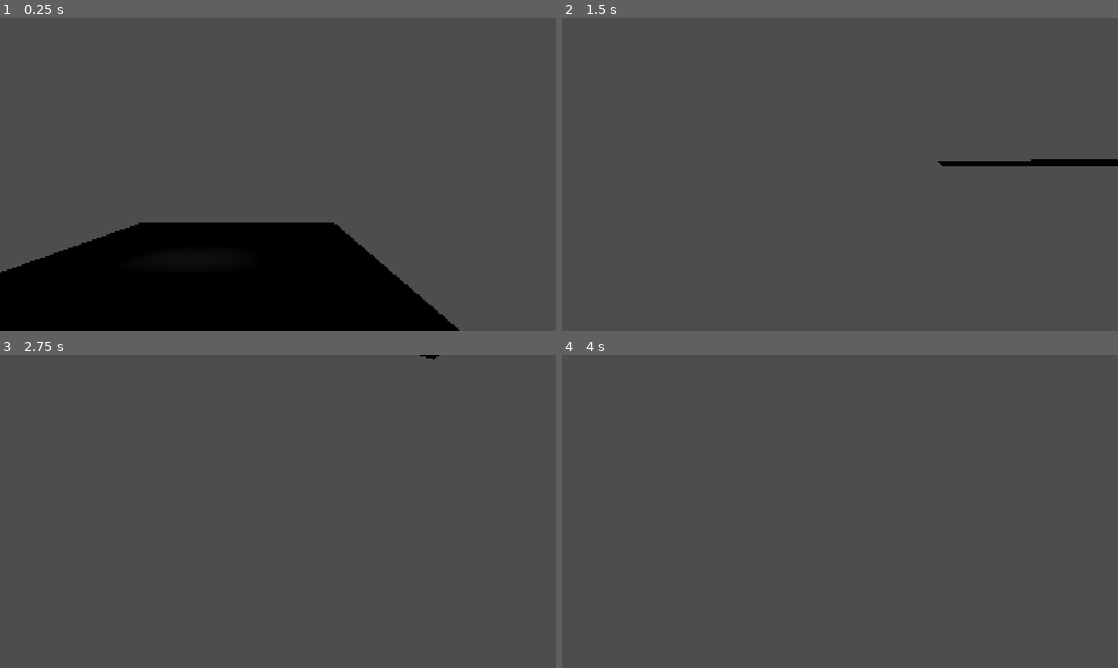
Above: before the commit, frames 1-4 (two rows, left to right).
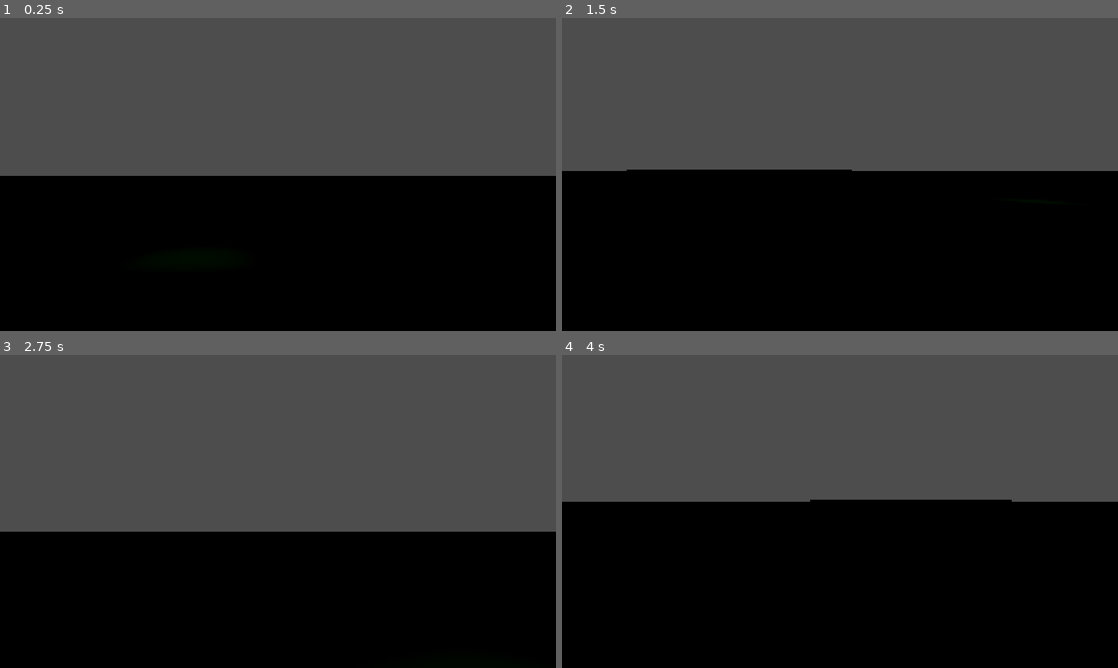
Above: after the commit, the same moments.

Repository: slewid/wc-nova
Game: Godot game, scene res://Scenes/test.tscn
Two runs of this game, one before a commit and one after it. Both use one fixed random seed, a clock stepped at 60 frames per second and the inputs below. This scene is started directly instead of the project's main scene.
Inputs (mouse positions are in pixels of both pictures, inside the frame that each line leads up to):
- Up to frame 1 (0.25 s): no input
- Up to frame 2 (1.5 s): move the mouse to (962, 158) at 0.52 s; hold D (right) 0.53-1.28 s; hold Shift (boost) 0.53-1.28 s; tap Enter at 1.25 s; move the mouse to (812, 174) at 1.27 s; hold W (forward) from 1.28 s (still down); tap Shift (boost) at 1.35 s
- Up to frame 3 (2.75 s): keep holding W (forward); move the mouse to (289, 505) at 2.02 s; hold Shift (boost) from 2.03 s (still down)
- Up to frame 4 (4 s): keep holding W (forward); move the mouse to (834, 517) at 2.77 s; release Shift (boost) at 2.78 s; tap Shift (boost) at 2.85 s; tap Space (up) at 3.5 s; move the mouse to (878, 514) at 3.52 s; hold Shift (boost) from 3.53 s (still down)

The runs differ from the first frame. In frame 1, 27% of the frame differs, in the area x 0-100%, y 50-100%; in frame 2, 52%; in frame 3, 44%; in frame 4, 53%, in the area x 0-100%, y 46-100%.

Commit message:
Push push

Diff:
--- /dev/null
+++ b/Scenes/button.tres
@@ -0,0 +1,8 @@
+[gd_resource type="Theme" format=3 uid="uid://cr50j4i5te21i"]
+
+[sub_resource type="StyleBoxFlat" id="StyleBoxFlat_y307e"]
+
+[resource]
+default_font_size = 66
+Button/colors/font_color = Color(0.875, 0.875, 0.875, 1)
+Button/styles/normal = SubResource("StyleBoxFlat_y307e")
--- a/Scenes/main_menu.tscn
+++ b/Scenes/main_menu.tscn
@@ -1,10 +1,6 @@
 [gd_scene format=3 uid="uid://d2a3a4n50qc43"]
 
-[sub_resource type="StyleBoxFlat" id="StyleBoxFlat_bhvhh"]
-corner_radius_top_left = 30
-corner_radius_top_right = 30
-corner_radius_bottom_right = 30
-corner_radius_bottom_left = 30
+[ext_resource type="Theme" uid="uid://cr50j4i5te21i" path="res://Scenes/button.tres" id="1_28flt"]
 
 [node name="MainMenu" type="Control" unique_id=189686909]
 layout_mode = 3
@@ -14,7 +10,37 @@
 grow_horizontal = 2
 grow_vertical = 2
 
-[node name="Button" type="Button" parent="." unique_id=1713476983]
+[node name="Start" type="Button" parent="." unique_id=191373690]
+layout_mode = 1
+anchors_preset = 8
+anchor_left = 0.5
+anchor_top = 0.5
+anchor_right = 0.5
+anchor_bottom = 0.5
+offset_left = -161.25
+offset_top = -169.75
+offset_right = 161.25
+offset_bottom = -70.25
+grow_horizontal = 2
+grow_vertical = 2
+theme = ExtResource("1_28flt")
+text = "Start"
+
+[node name="Settings" type="Button" parent="." unique_id=688808897]
+layout_mode = 1
+anchors_preset = 8
+anchor_left = 0.5
+anchor_top = 0.5
+anchor_right = 0.5
+anchor_bottom = 0.5
+offset_left = -161.25
+offset_top = -49.75
+offset_right = 161.25
+offset_bottom = 49.75
+grow_horizontal = 2
+grow_vertical = 2
+
+[node name="Quit" type="Button" parent="." unique_id=1713476983]
 layout_mode = 1
 anchors_preset = 8
 anchor_left = 0.5
@@ -27,34 +53,3 @@
 offset_bottom = 169.75
 grow_horizontal = 2
 grow_vertical = 2
-
-[node name="Button2" type="Button" parent="." unique_id=191373690]
-layout_mode = 1
-anchors_preset = 8
-anchor_left = 0.5
-anchor_top = 0.5
-anchor_right = 0.5
-anchor_bottom = 0.5
-offset_left = -161.25
-offset_top = -169.75
-offset_right = 161.25
-offset_bottom = -70.25
-grow_horizontal = 2
-grow_vertical = 2
-theme_override_font_sizes/font_size = 66
-theme_override_styles/normal = SubResource("StyleBoxFlat_bhvhh")
-text = "Start"
-
-[node name="Button3" type="Button" parent="." unique_id=688808897]
-layout_mode = 1
-anchors_preset = 8
-anchor_left = 0.5
-anchor_top = 0.5
-anchor_right = 0.5
-anchor_bottom = 0.5
-offset_left = -161.25
-offset_top = -49.75
-offset_right = 161.25
-offset_bottom = 49.75
-grow_horizontal = 2
-grow_vertical = 2
--- a/Scenes/test.tscn
+++ b/Scenes/test.tscn
@@ -1,6 +1,12 @@
 [gd_scene format=3 uid="uid://bwuoy0je3f646"]
 
 [ext_resource type="PackedScene" uid="uid://dovl8ljmjting" path="res://Scenes/player.tscn" id="1_lc1oi"]
+
+[sub_resource type="StandardMaterial3D" id="StandardMaterial3D_48xlc"]
+albedo_color = Color(0, 0.5568628, 0, 1)
+roughness = 0.45
+stencil_mode = 3
+stencil_flags = 2
 
 [node name="Node3D" type="Node3D" unique_id=1296312158]
 
@@ -8,9 +14,10 @@
 transform = Transform3D(1, 0, 0, 0, 1, 0, 0, 0, 1, 0, 1, 0)
 
 [node name="CSGBox3D" type="CSGBox3D" parent="." unique_id=868830467]
-transform = Transform3D(1, 0, 0, 0, 1, 0, 0, 0, 1, -2.5, -0.4995, -5.5)
+transform = Transform3D(1, 0, 0, 0, 1, 0, 0, 0, 1, -23.52118, -0.4995, -34.855545)
 use_collision = true
-size = Vector3(12, 0.001, 14)
+size = Vector3(1586.0944, 0.001, 976.92303)
+material = SubResource("StandardMaterial3D_48xlc")
 
 [node name="AreaLight3D" type="AreaLight3D" parent="." unique_id=1448753570]
 transform = Transform3D(1, 0, 0, 0, 1, 0, 0, 0, 1, -3, 4, -6)
